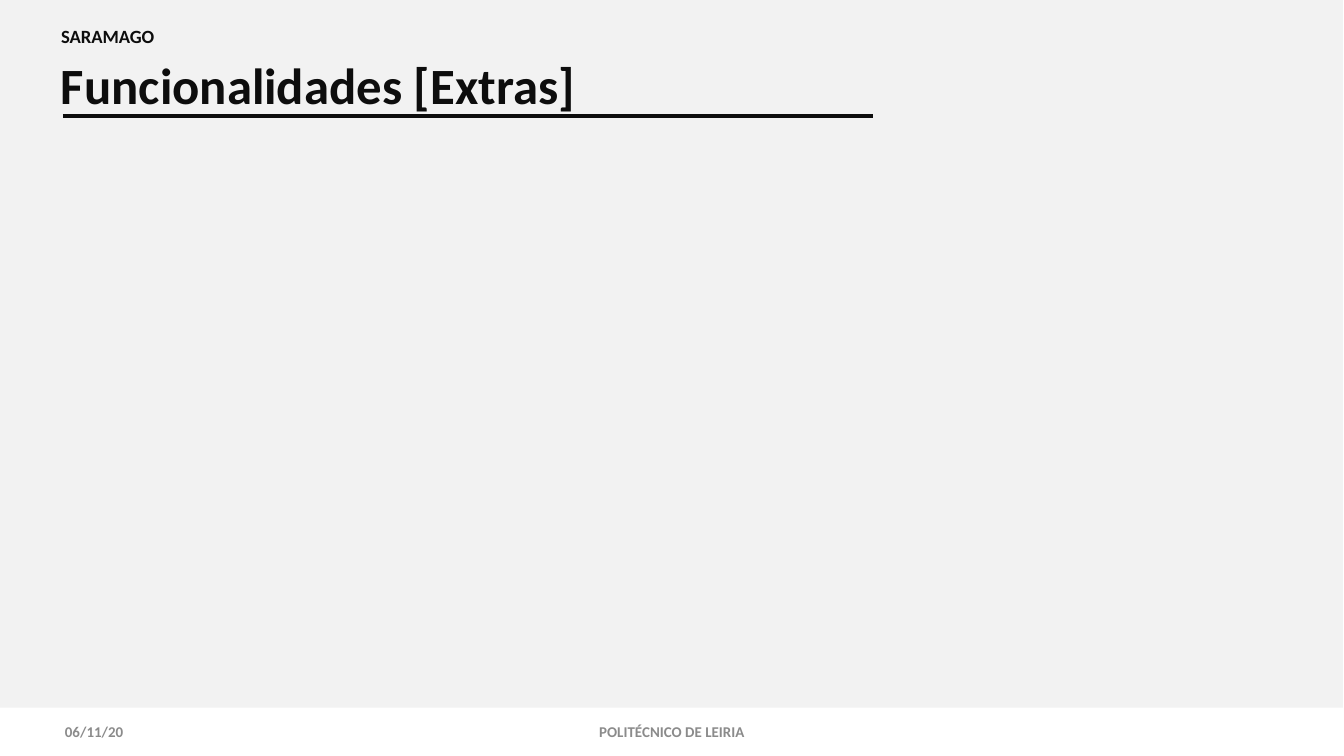
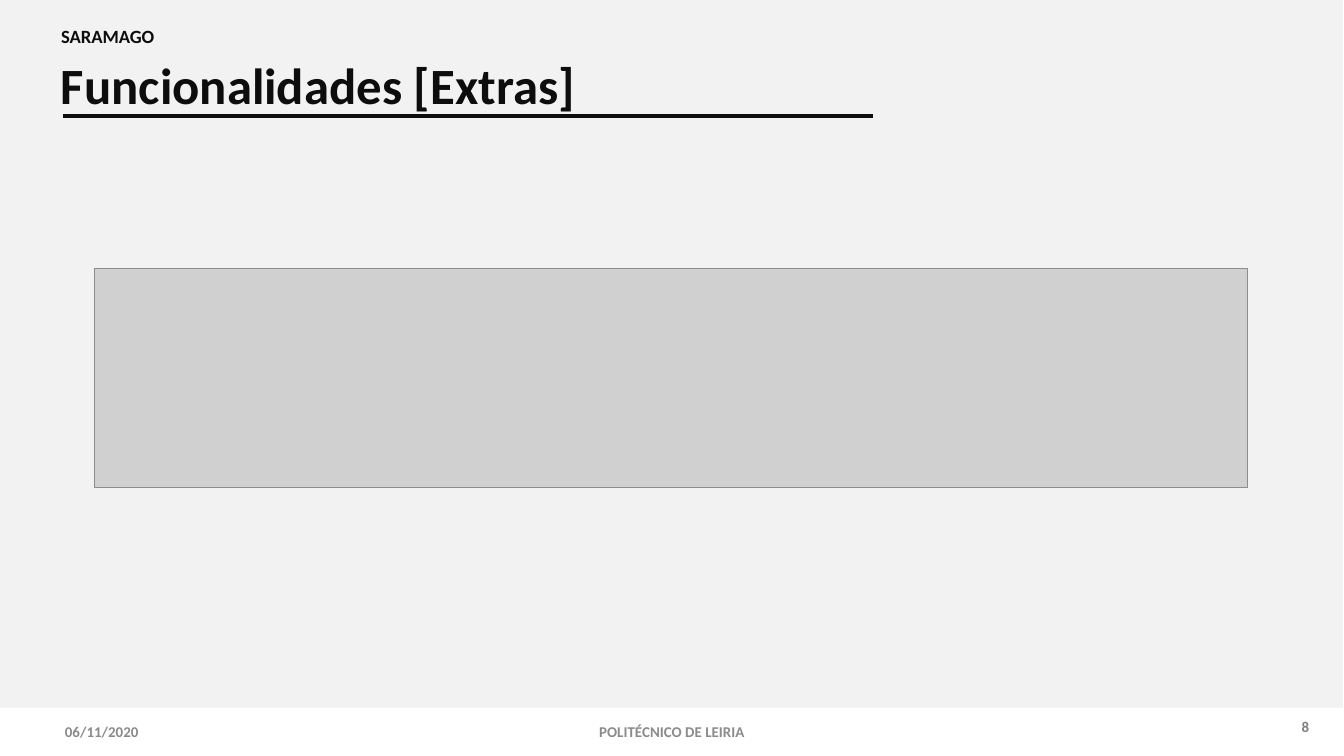
Before and after one commit to 2180622/IPL_PSI_ProjetoFinal_SARAMAGO, a slide deck: slide 9 of documentacao/Especificacao_Sistema_Informacao/android/IPL-TeSP-AMSI-SARAMAGO.pptx. Drawn at 1344x756 pixels with LibreOffice and Linux fonts; fonts in the diff are those of the drawing; grey boxes stand for pictures. Boxes give left, top, right and bottom in pixels: in the first picture for what was removed or moved away, otherwise in the second. Text is boxed around its words. In the diff, an @@ line names an element or a change of style, - is before the commit and + after.

Commit message:
Powerpoint (100%)

```diff
--- a/documentacao/Especificacao_Sistema_Informacao/android/IPL-TeSP-AMSI-SARAMAGO.pptx
+++ b/documentacao/Especificacao_Sistema_Informacao/android/IPL-TeSP-AMSI-SARAMAGO.pptx
@@ picture added at <box>94,269,1247,488</box> @@
@@ text at <box>65,726,138,738</box>: text changed @@
-06/11/20
+06/11/2020
@@ text added at <box>1302,722,1310,732</box>, 8 pt, text #808080, bold @@
+8
```
Also in this commit, not shown: 18 other slides changed, 1 other file.
